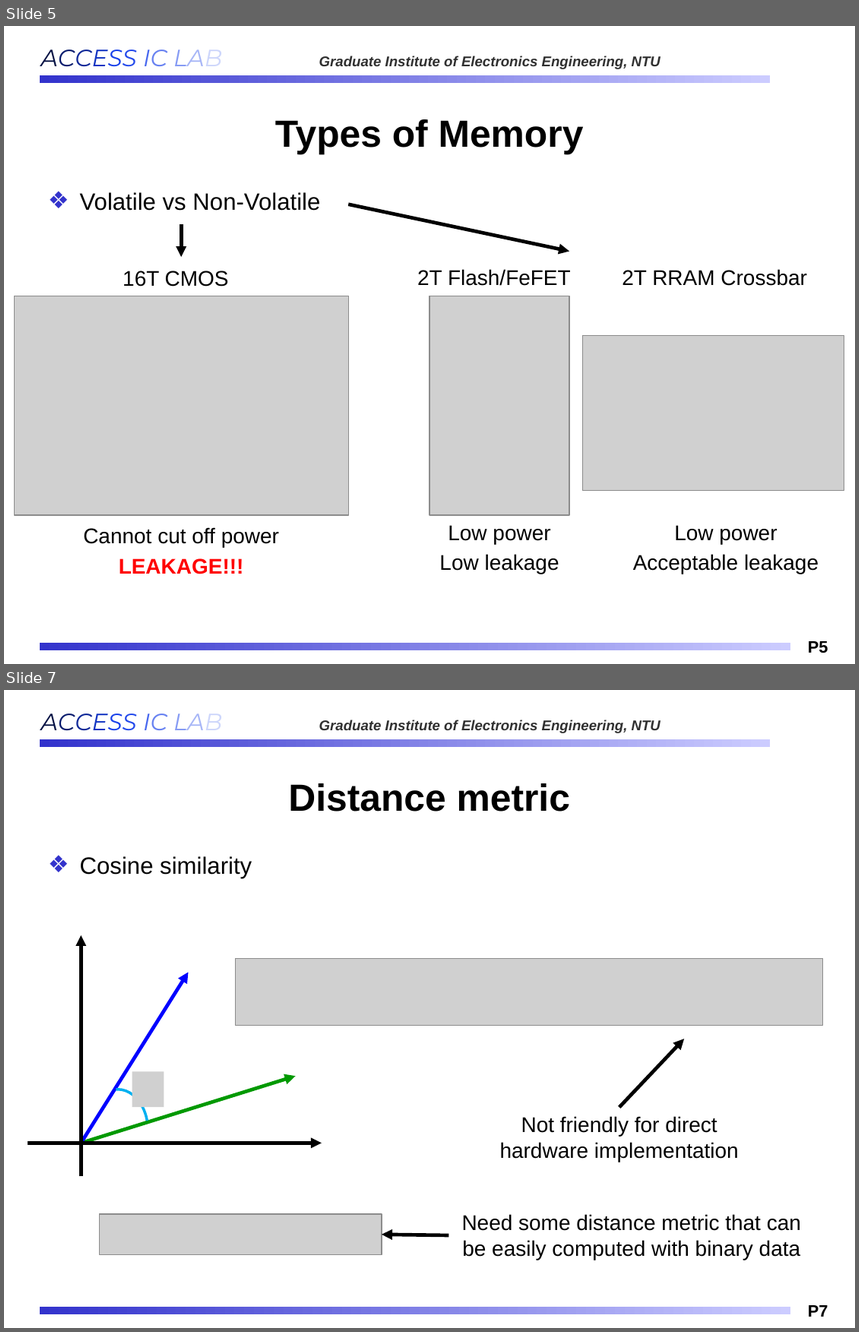
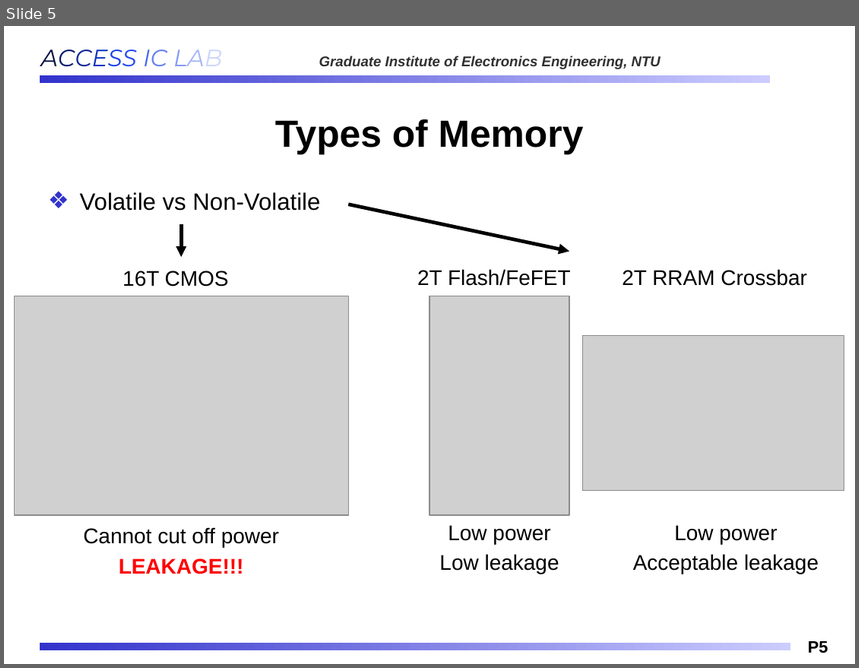
Before and after one commit to Oniontow/AndyWu_Project, a slide deck: IMS_NEW.pptx. Shown one above the other, each under a label of ours: slides 5 and 7 before the commit, slide 5 after it; the slides between them are not shown. The pictures are 859x1332 and 859x668 pixels, drawn with LibreOffice and Linux fonts; fonts in the diff are those of the drawing; grey boxes stand for pictures; background and template pictures are left out. Boxes give left, top, right and bottom in pixels: in the first picture for what was removed or moved away, otherwise in the second. Text is boxed around its words. In the diff, an @@ line names an element or a change of style, - is before the commit and + after.

```diff
--- a/IMS_NEW.pptx
+++ b/IMS_NEW.pptx
@@ slide 7 removed at (4,690,855,1328), background #FFFFFF; not listed: 4 template elements that a slide beside it also shows @@
@@ title removed at (288,783,570,812) @@
-Distance metric
@@ text removed at (80,856,252,878) @@
-❖ Cosine similarity
@@ arrow removed from (82, 1177) to (82, 935) @@
@@ picture removed at (236,959,823,1026) @@
@@ arrow removed from (82, 1143) to (189, 973) @@
@@ arrow removed from (620, 1107) to (684, 1039) @@
@@ arrow removed from (82, 1143) to (296, 1076) @@
@@ picture removed at (132,1072,164,1108) @@
@@ arc (boxed as its full ellipse) removed at (88,1089,148,1172) @@
@@ text removed at (500,1116,739,1162) @@
-Not friendly for direct hardware implementation
@@ arrow removed from (28, 1143) to (322, 1143) @@
@@ picture removed at (99,1214,382,1255) @@
@@ arrow removed from (449, 1236) to (382, 1235) @@
@@ text removed at (462,1214,801,1260) @@
-Need some distance metric that can be easily computed with binary data
```
Also in this commit, not shown: 4 slides changed, 4 slides added, 1 other slide removed.
